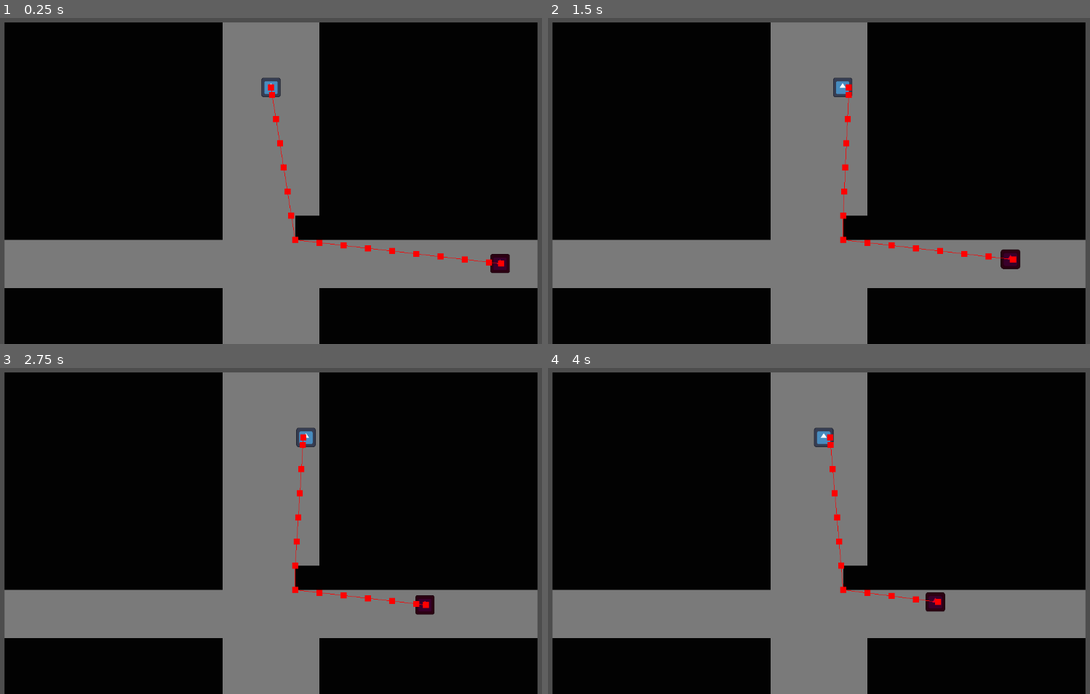
Above: before the commit, frames 1-4 (two rows, left to right).
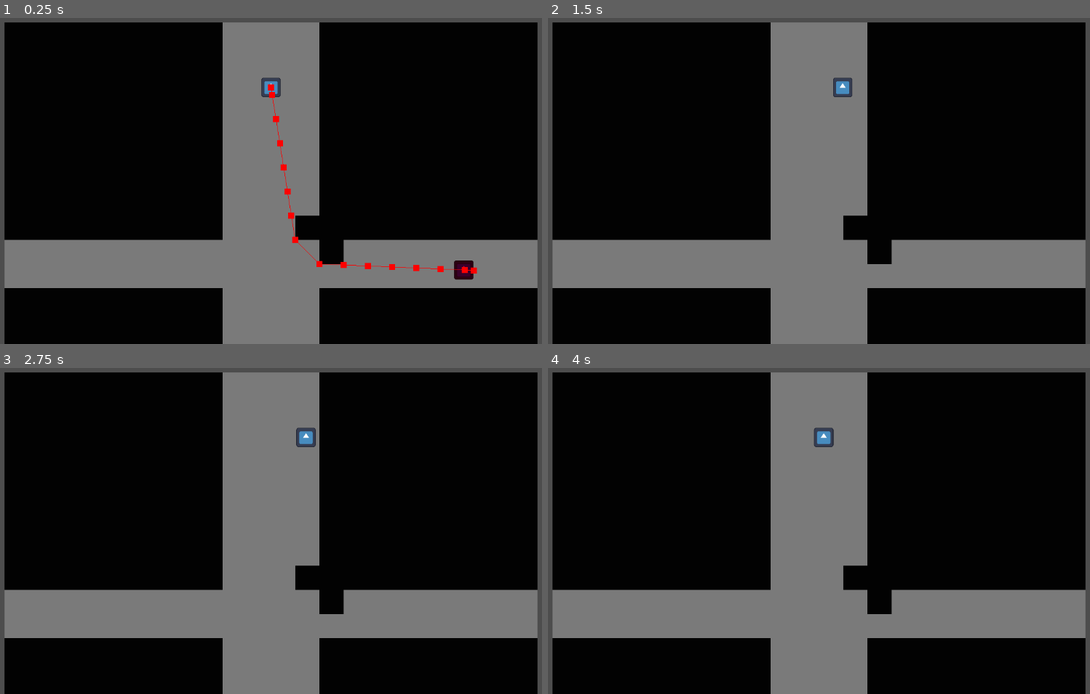
Above: after the commit, the same moments.

Repository: ANYF-Studios/AugGameJam2023
Game: Godot game, scene res://ai_pathing_world.tscn
Two runs of this game, one before a commit and one after it. Both use one fixed random seed, a clock stepped at 60 frames per second and the inputs below. The engine's default icon, where the game draws it, is replaced by a stand-in: a white triangle on a blue panel in a dark square.
Inputs:
- Up to frame 1 (0.25 s): no input
- Up to frame 2 (1.5 s): hold D (Right) 0.53-1.28 s; hold A (Left) from 1.28 s (still down)
- Up to frame 3 (2.75 s): release A (Left) at 2.03 s; hold D (Right) from 2.03 s (still down)
- Up to frame 4 (4 s): release D (Right) at 3.53 s; hold A (Left) from 3.53 s (still down)

The runs differ from the first frame. In frame 1, 1.2% of the frame differs, in the area x 55-95%, y 67-81%; in frame 2, 0.9%; in frame 3, 0.9%; in frame 4, 0.9%.

Commit message:
destroy enemy when colliding with player

Diff:
--- a/ai_pathing_world.tscn
+++ b/ai_pathing_world.tscn
@@ -30,7 +30,7 @@
 [node name="TileMap" type="TileMap" parent="."]
 tile_set = SubResource("TileSet_8saa1")
 format = 2
-layer_0/tile_data = PackedInt32Array(-655371, 2, 0, -655370, …(5971 unchanged characters)… 0, 65538, 0, 393216, 65538, 0, -131071, 65538, 0, -131073, 65538, 0)
+layer_0/tile_data = PackedInt32Array(-655371, 2, 0, -655370, …(5971 unchanged characters)… 0, 65538, 0, 393216, 65538, 0, -131071, 2, 0, -131073, 65538, 0)
 
 [node name="Player" parent="." instance=ExtResource("2_f0kho")]
 position = Vector2(-16, -133)
@@ -41,5 +41,5 @@
 zoom = Vector2(3, 3)
 
 [node name="Enemy" parent="." instance=ExtResource("3_w45e2")]
-position = Vector2(138, -16)
+position = Vector2(138, -11)
 scale = Vector2(0.1, 0.1)
--- a/enemy.gd
+++ b/enemy.gd
@@ -1,7 +1,7 @@
 extends CharacterBody2D
 
 
-const SPEED = 20
+const SPEED = 200
 
 var target: Node2D
 @onready var nav_agent := $NavigationAgent2D as NavigationAgent2D
@@ -21,3 +21,7 @@
 
 func _on_timer_timeout():
 	make_path()
+
+
+func _on_area_2d_area_entered(_area):
+	queue_free()
--- a/enemy.tscn
+++ b/enemy.tscn
@@ -1,16 +1,19 @@
-[gd_scene load_steps=4 format=3 uid="uid://bublrtvgrnas4"]
+[gd_scene load_steps=5 format=3 uid="uid://bublrtvgrnas4"]
 
 [ext_resource type="Script" path="res://enemy.gd" id="1_0ftcg"]
 [ext_resource type="Texture2D" uid="uid://40uevhygabvc" path="res://icon.svg" id="1_ubtgt"]
 
-[sub_resource type="RectangleShape2D" id="RectangleShape2D_i7dwa"]
-size = Vector2(160, 159)
+[sub_resource type="CircleShape2D" id="CircleShape2D_tlywa"]
+radius = 57.0022
+
+[sub_resource type="CircleShape2D" id="CircleShape2D_atneq"]
+radius = 64.0312
 
 [node name="Enemy" type="CharacterBody2D"]
 collision_layer = 2
 collision_mask = 3
 motion_mode = 1
-wall_min_slide_angle = 0.00872665
+wall_min_slide_angle = 0.0
 script = ExtResource("1_0ftcg")
 
 [node name="Sprite2D" type="Sprite2D" parent="."]
@@ -19,7 +22,7 @@
 
 [node name="CollisionShape2D" type="CollisionShape2D" parent="."]
 position = Vector2(1, -0.5)
-shape = SubResource("RectangleShape2D_i7dwa")
+shape = SubResource("CircleShape2D_tlywa")
 
 [node name="NavigationAgent2D" type="NavigationAgent2D" parent="."]
 debug_enabled = true
@@ -28,4 +31,12 @@
 wait_time = 0.1
 autostart = true
 
+[node name="Area2D" type="Area2D" parent="."]
+
+[node name="CollisionShape2D" type="CollisionShape2D" parent="Area2D"]
+position = Vector2(1, 0)
+shape = SubResource("CircleShape2D_atneq")
+debug_color = Color(0.772549, 0.368627, 0.627451, 0.419608)
+
 [connection signal="timeout" from="Timer" to="." method="_on_timer_timeout"]
+[connection signal="area_entered" from="Area2D" to="." method="_on_area_2d_area_entered"]
--- a/player.gd
+++ b/player.gd
@@ -9,5 +9,5 @@
 	move_and_slide()
 
 func _unhandled_input(_event: InputEvent):
-	dir = Input.get_vector("Left", "Right", "", "")
+	dir.x = Input.get_axis("Left", "Right")
 	dir = dir.normalized()
--- a/player.tscn
+++ b/player.tscn
@@ -6,8 +6,8 @@
 [sub_resource type="CircleShape2D" id="CircleShape2D_w7hbq"]
 radius = 63.0
 
-[sub_resource type="CircleShape2D" id="CircleShape2D_iwnxu"]
-radius = 62.0725
+[sub_resource type="CircleShape2D" id="CircleShape2D_hbw1l"]
+radius = 64.0078
 
 [node name="Player" type="CharacterBody2D"]
 collision_layer = 2
@@ -23,5 +23,4 @@
 [node name="Area2D" type="Area2D" parent="."]
 
 [node name="CollisionShape2D" type="CollisionShape2D" parent="Area2D"]
-shape = SubResource("CircleShape2D_iwnxu")
-debug_color = Color(0.894118, 0.247059, 0.521569, 0.419608)
+shape = SubResource("CircleShape2D_hbw1l")
